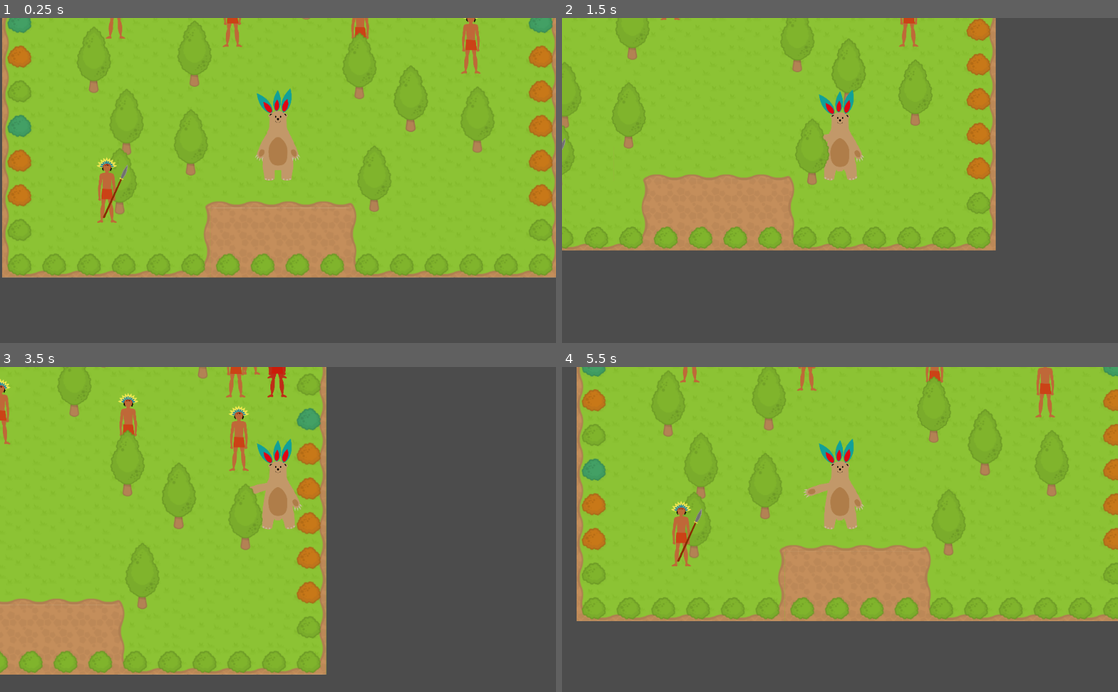
Above: before the commit, frames 1-4 (two rows, left to right).
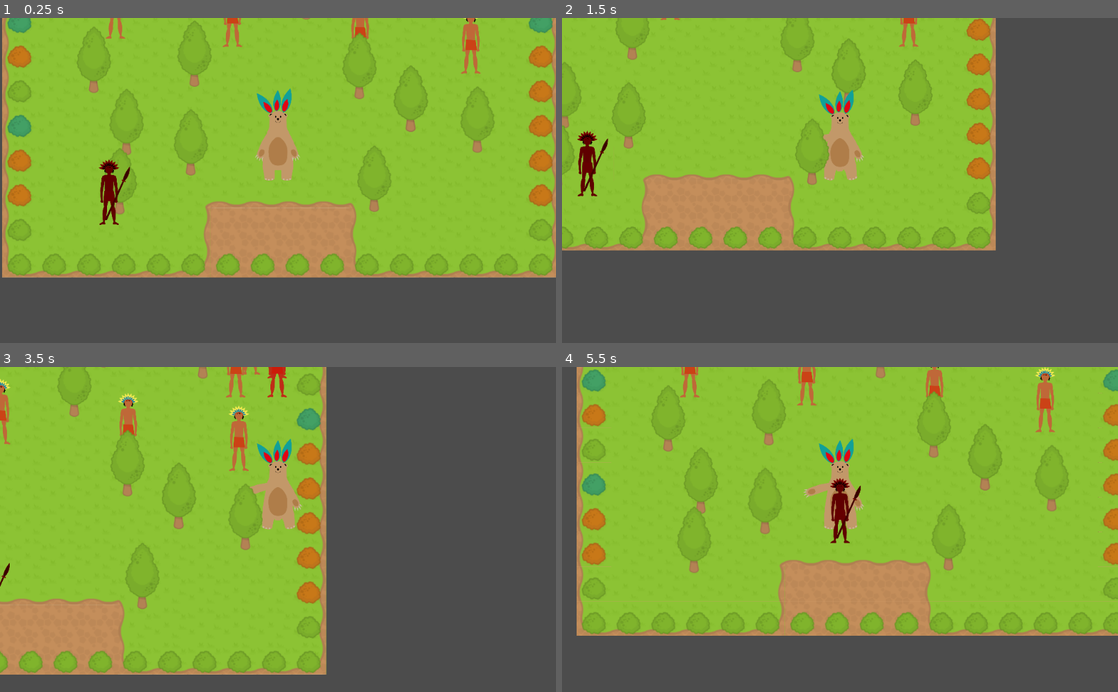
Above: after the commit, the same moments.

Repository: lendroit/welcome_thomas
Game: Godot game, scene res://World.tscn
Same seed, same stepped clock (60 frames per second), same inputs: the game is played once before the commit and once after it.
Inputs:
- Up to frame 1 (0.25 s): no input
- Up to frame 2 (1.5 s): tap Enter (ui_accept) at 0.5, 0.77 s; hold Right (ui_right) 0.53-1.28 s; hold Down (ui_down) from 1.28 s (still down)
- Up to frame 3 (3.5 s): tap Enter (ui_accept) at 1.52, 3.02 s; release Down (ui_down) at 2.03 s; hold Right (ui_right) 2.03-2.78 s; hold Up (ui_up) from 2.78 s (still down)
- Up to frame 4 (5.5 s): release Up (ui_up) at 3.53 s; hold Left (ui_left) 3.53-5.03 s; tap Enter (ui_accept) at 3.77, 4.52 s; hold Down (ui_down) from 5.03 s (still down)

The runs differ from the first frame. In frame 1, 0.7% of the frame differs, in the area x 17-24%, y 42-64%; in frame 2, 0.5%; in frame 3, less than 0.1%; in frame 4, 16%, in the area x 2-100%, y 0-83%.
Error before the commit: Parse Error: Too few arguments for "throw_spear()" call. Expected at least 1. (res://Mayan/Guard.gd:17)

Commit message:
feature: Spear is created in the World

Diff:
--- a/Mayan/Guard.gd
+++ b/Mayan/Guard.gd
@@ -26,11 +26,17 @@
 	MAX_ANGRINESS_BEFORE_ITS_TOO_LATE = 1.1
 	SPEED = 20
 
-func throw_spear(input):
+func throw_spear():
+	var direction_towards_player = _get_player_direction()
 	var b = Spear.instance()
-	b.position = self.position
+	b.position = self.global_position
+	var t = Transform2D()
+	# Scale
+	t.x *= direction_towards_player.x
+	t.y *= direction_towards_player.y
+	b.transform = t
 	print(owner)
-	owner.add_child(b)
+	get_node("/root/World").add_child(b)
 	print("b")
 	print(b.position)
 	pass
--- a/Mayan/Spear.gd
+++ b/Mayan/Spear.gd
@@ -2,11 +2,10 @@
 
 var speed = 750
 
-
 func _physics_process(delta):
 	print("I EXIST!!!")
 	print(position)
-	position += Vector2.RIGHT * speed * delta
+	position += transform.x * speed * delta
 
 func _on_Bullet_body_entered(body):
 	if body.is_in_group("mobs"):
